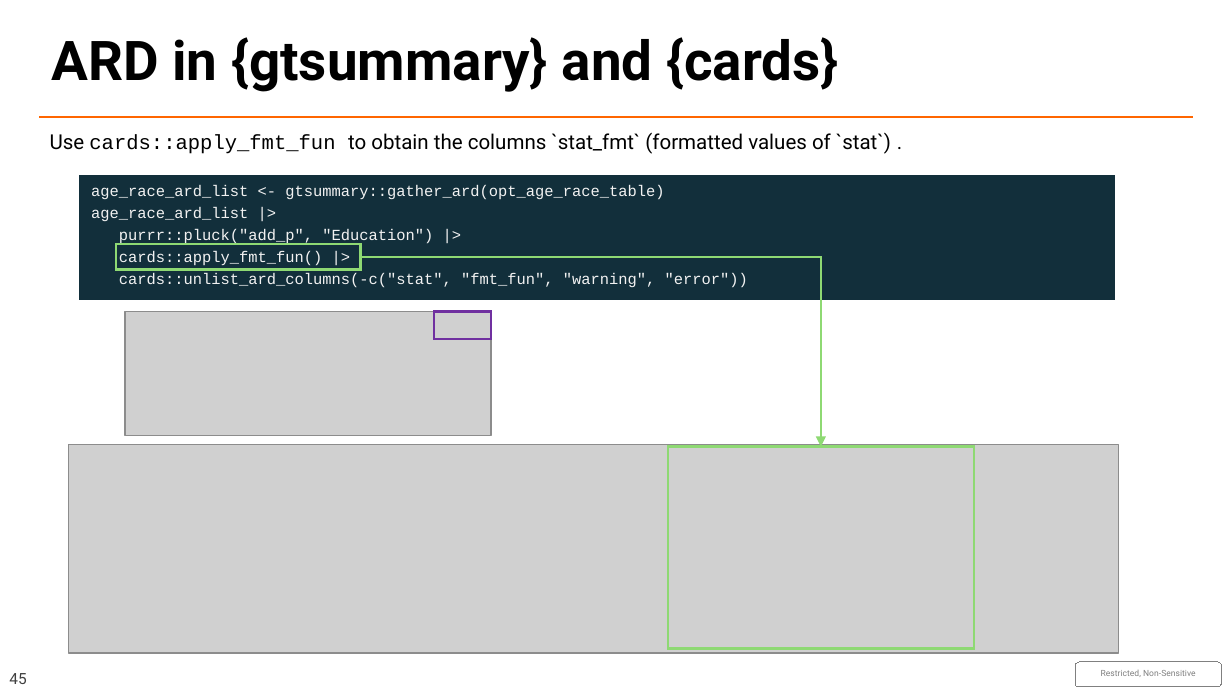
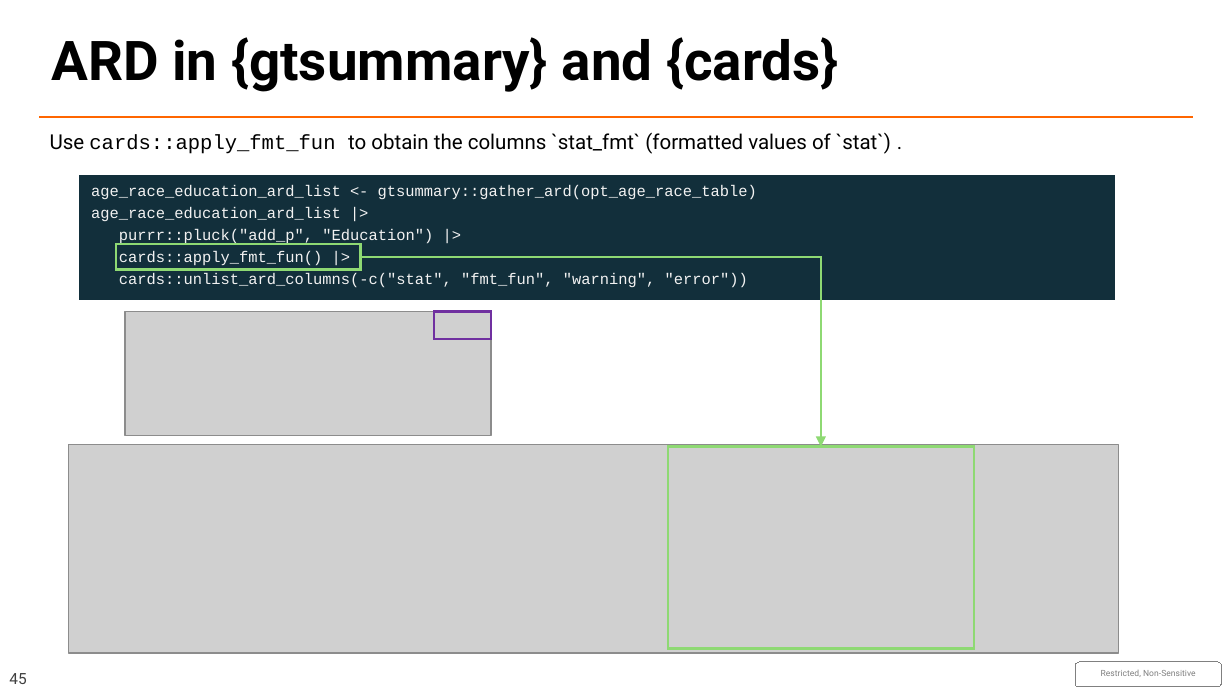
Before and after one commit to JauntyJJS/hat_2026, a slide deck: slide 45 of HAT_Day_2026_with_SH_theme.pptx. Drawn at 1232x693 pixels with LibreOffice and Linux fonts; fonts in the diff are those of the drawing; grey boxes stand for pictures; background and template pictures are left out. Boxes give left, top, right and bottom in pixels: in the first picture for what was removed or moved away, otherwise in the second. Text is boxed around its words. In the diff, an @@ line names an element or a change of style, - is before the commit and + after.

```diff
--- a/HAT_Day_2026_with_SH_theme.pptx
+++ b/HAT_Day_2026_with_SH_theme.pptx
@@ text in freeform shape at (91, 185, 757, 221): text changed @@
-age_race_ard_list <- gtsummary::gather_ard(opt_age_race_table)
-age_race_ard_list |>
+age_race_education_ard_list <- gtsummary::gather_ard(opt_age_race_table)
+age_race_education_ard_list |>
```
Also in this commit, not shown: 7 other slides changed, 10 other files.
